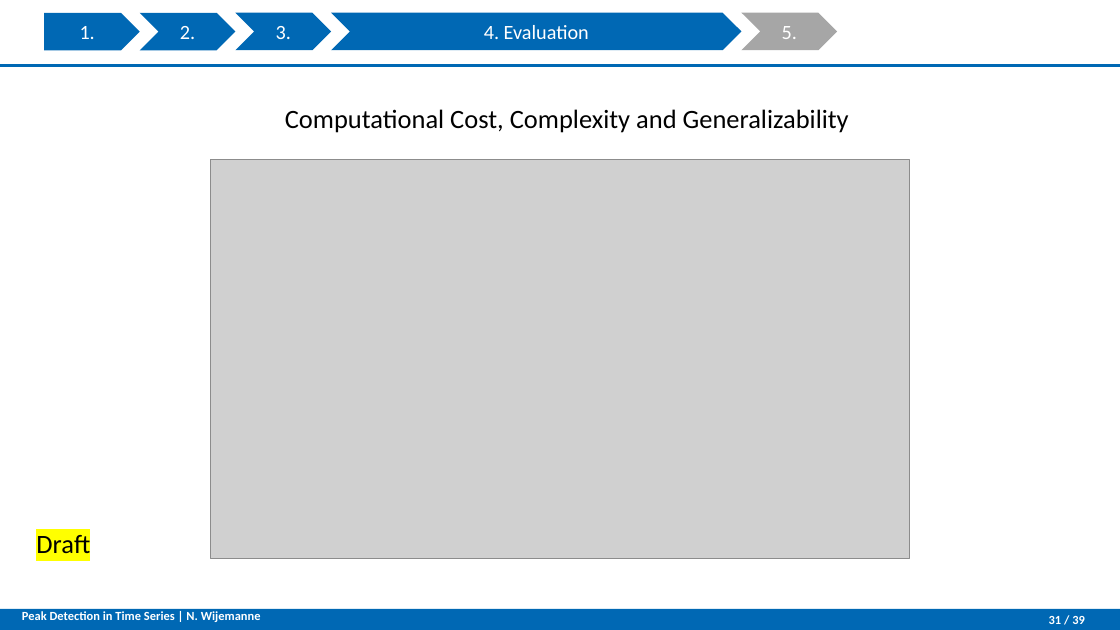
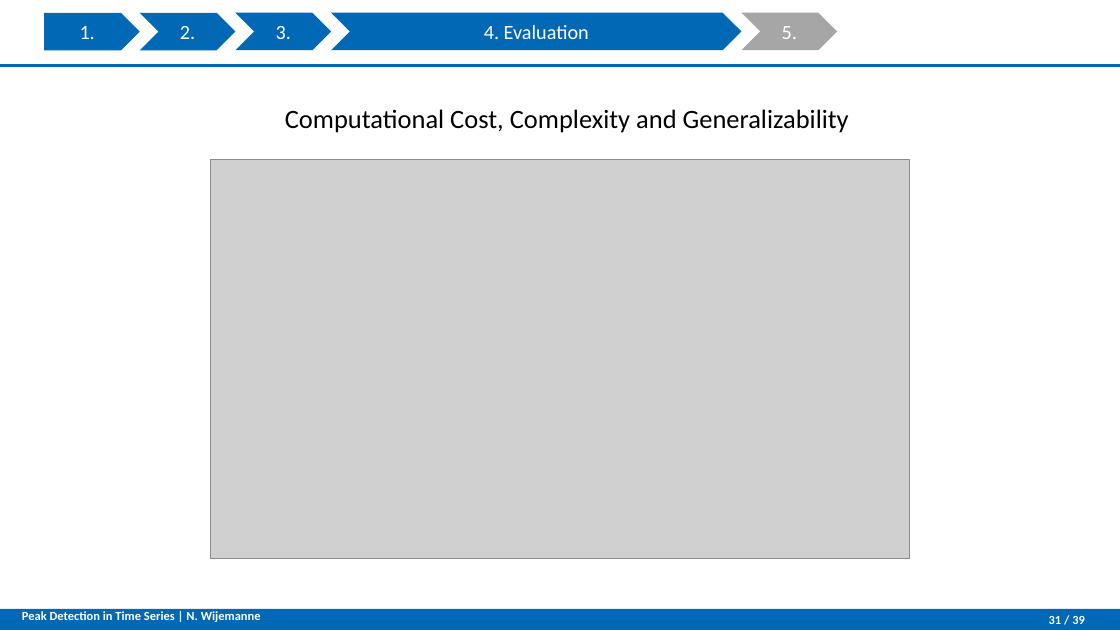
Before and after one commit to NatDharindri/AMSGroup2, a slide deck: slide 31 of Final presentation V9.pptx. Drawn at 1120x630 pixels with LibreOffice and Linux fonts; fonts in the diff are those of the drawing; grey boxes stand for pictures; background and template pictures are left out. Boxes give left, top, right and bottom in pixels: in the first picture for what was removed or moved away, otherwise in the second. Text is boxed around its words. In the diff, an @@ line names an element or a change of style, - is before the commit and + after.

```diff
--- a/Final presentation V9.pptx
+++ b/Final presentation V9.pptx
@@ text removed at [36, 535, 90, 553] @@
-Draft
```
Also in this commit, not shown: 1 other slide changed.
